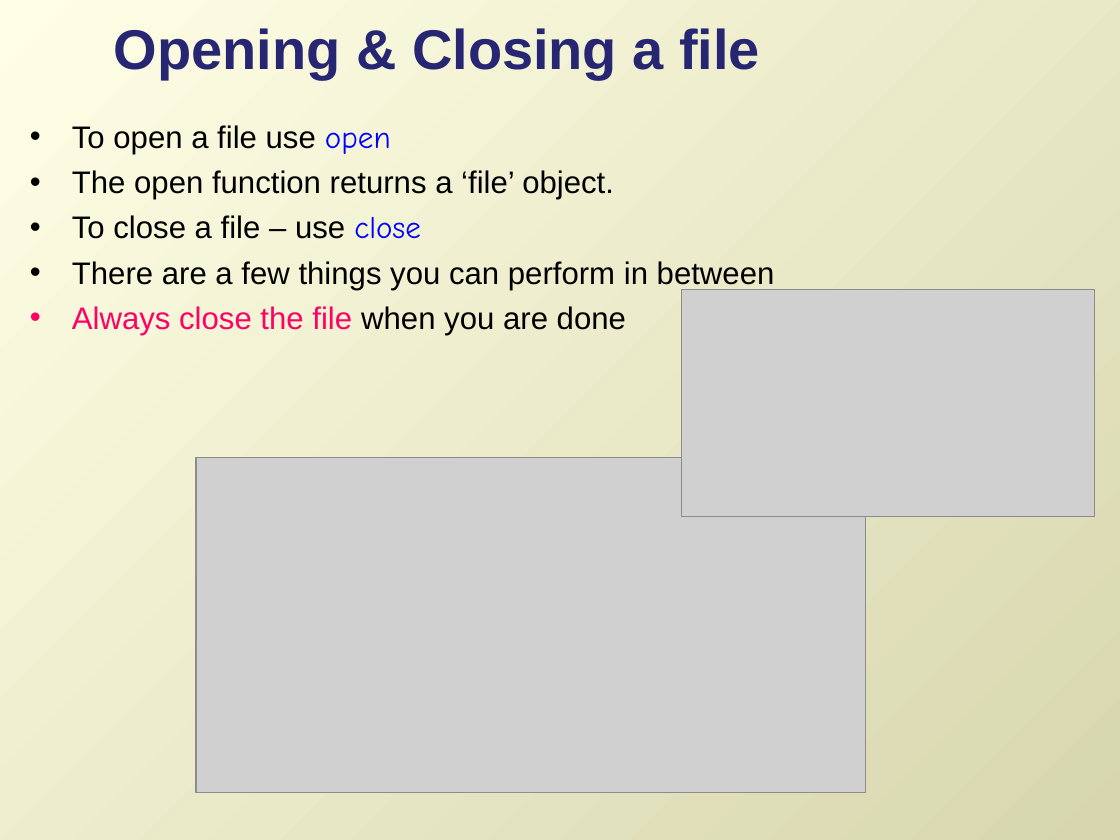
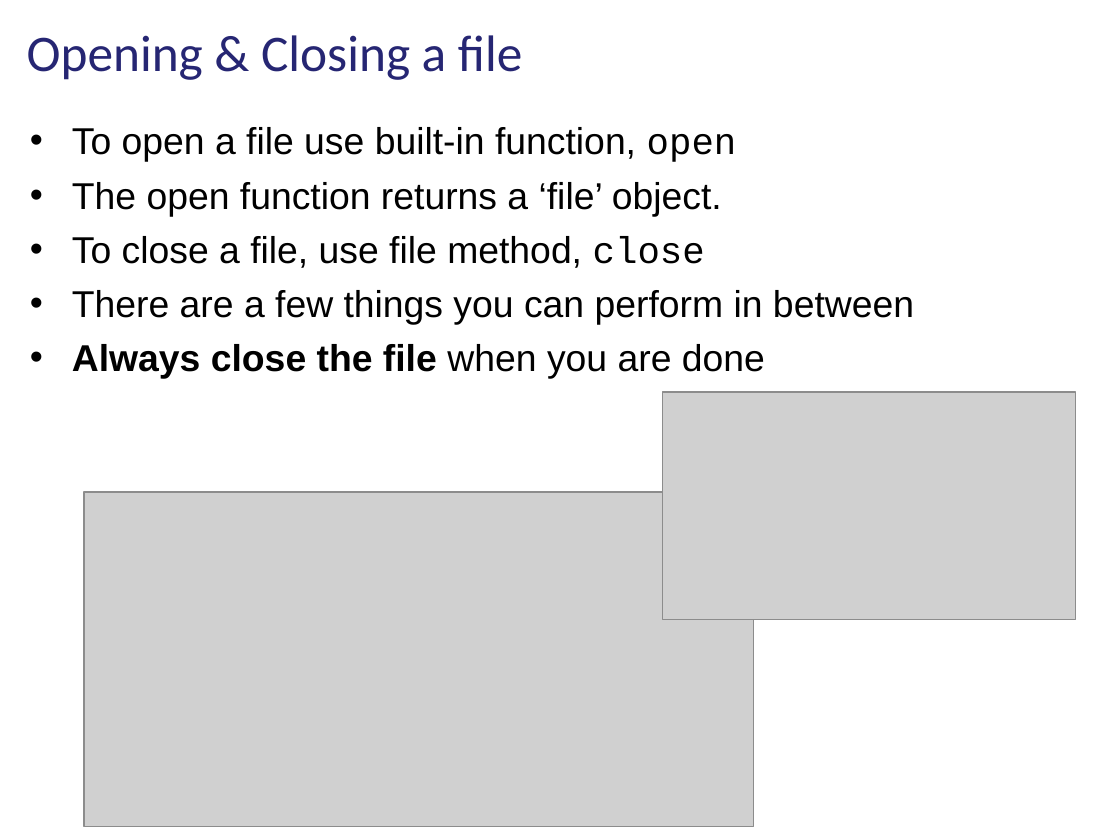
Before and after one commit to lgtateos/gis540, a slide deck: slide 6 of slides/fileIO.ppt (slide 8 before the commit). Drawn at 1120x840 pixels with LibreOffice and Linux fonts; fonts in the diff are those of the drawing; grey boxes stand for pictures. Boxes give left, top, right and bottom in pixels: in the first picture for what was removed or moved away, otherwise in the second. Text is boxed around its words. In the diff, an @@ line names an element or a change of style, - is before the commit and + after.

```diff
--- a/slides/fileIO.ppt
+++ b/slides/fileIO.ppt
@@ background gradient #FFFFE6 to #D7D6AE to #FFFFFF @@
@@ title "Opening & Closing a file": place and size @@
-title "Opening & Closing a file" at (114,28,760,78)
+title "Opening & Closing a file" at (27,35,522,80)
@@ title "Opening & Closing a file" at (27,35,522,80): size 36 to 33 pt, font Arial to Calibri, bold off @@
@@ text at (72,127,737,162): text changed; size 20 to 24 pt @@
-• To open a file use open
+• To open a file use built-in function, open
@@ text at (72,182,914,379): size 20 to 24 pt in "The open function returns a ‘file’ object.", "There are a few things you can ...", "Always close the file when you are ..."; text colour #FF0066 to #000000, bold on in "Always close the file"; more space between paragraphs; bullet colour #FF0066 to #000000 @@
@@ text at (72,236,705,268): text changed; size 20 to 24 pt @@
-• To close a file – use close
+• To close a file, use file method, close
@@ picture: place and size @@
-picture at (681,289,1094,516)
+picture at (663,392,1076,619)
@@ picture: place and size @@
-picture at (196,457,866,792)
+picture at (84,492,754,827)
```
Also in this commit, not shown: 23 other slides changed, 13 slides added, 3 slides removed.
